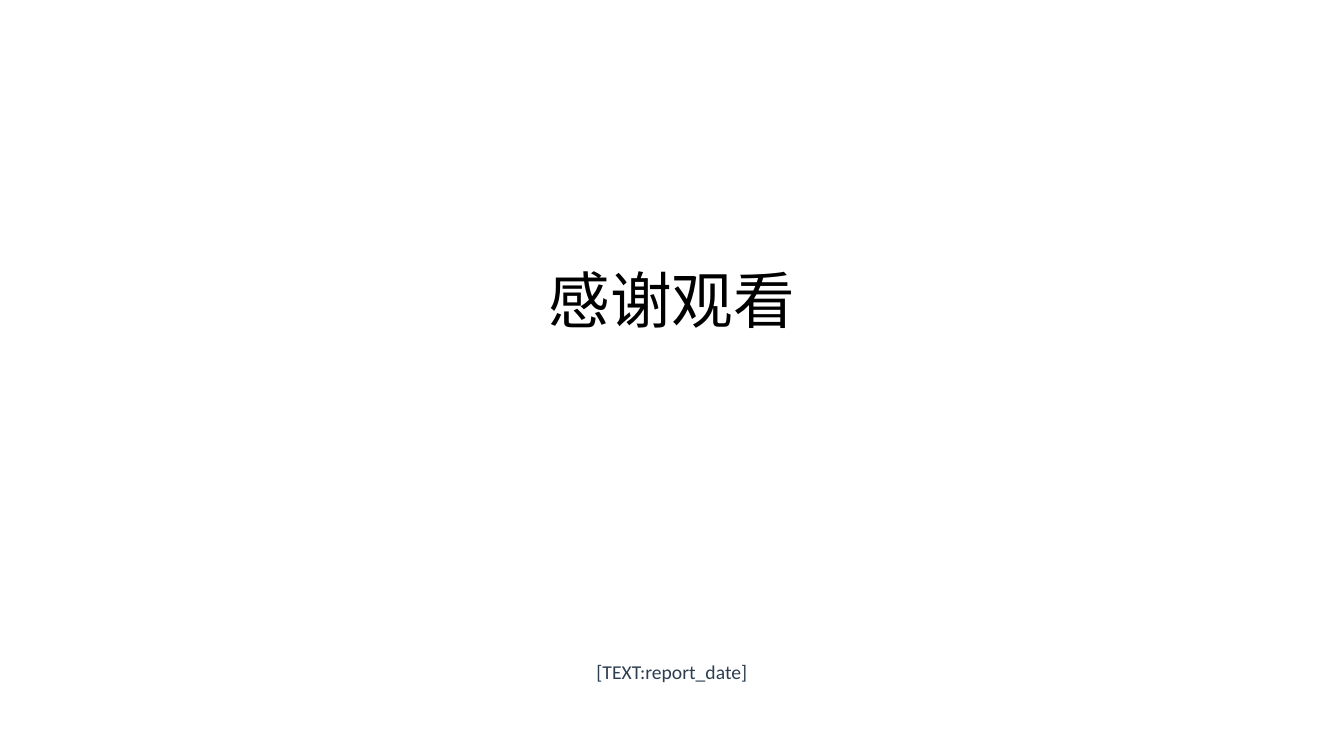
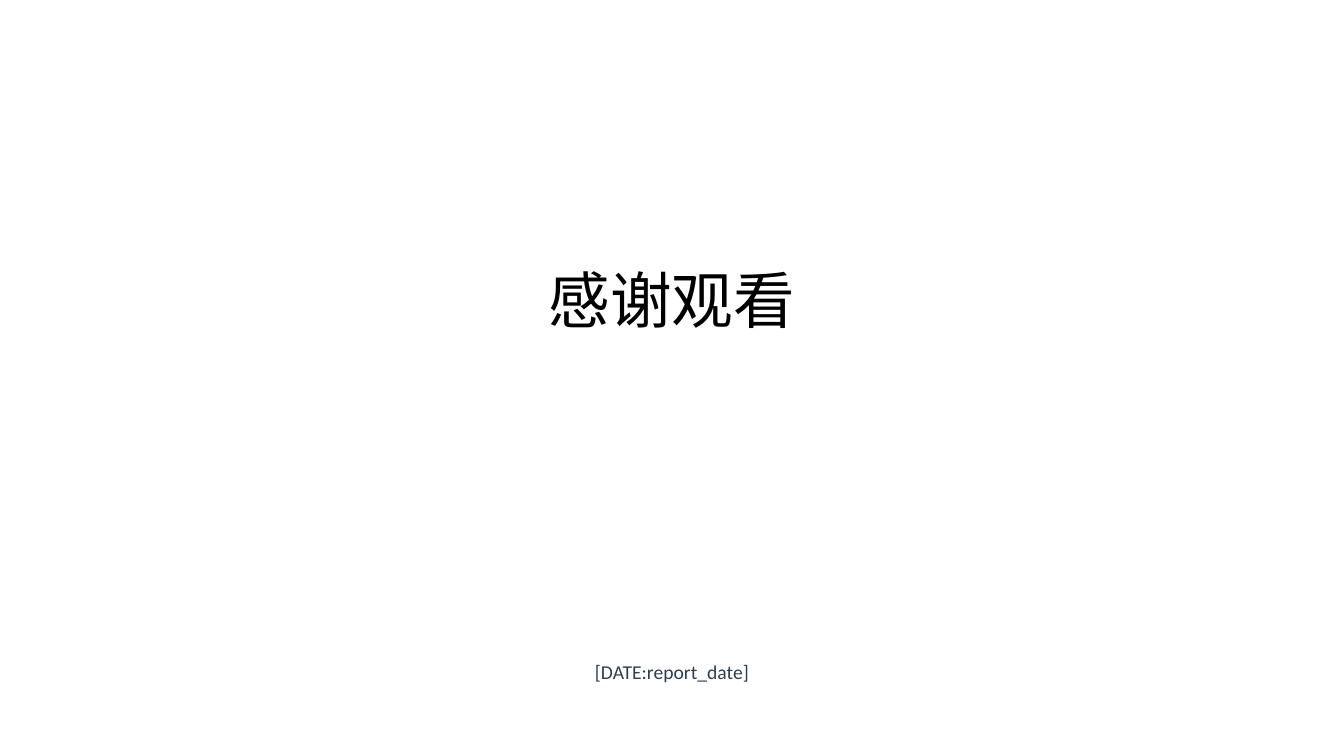
Before and after one commit to lijiahao1996/PPT-Automation, a slide deck: slide 13 of templates/销售分析报告_标准模板.pptx. Drawn at 1344x756 pixels with LibreOffice and Linux fonts; fonts in the diff are those of the drawing. Boxes give left, top, right and bottom in pixels: in the first picture for what was removed or moved away, otherwise in the second. Text is boxed around its words. In the diff, an @@ line names an element or a change of style, - is before the commit and + after.

```diff
--- a/templates/销售分析报告_标准模板.pptx
+++ b/templates/销售分析报告_标准模板.pptx
@@ text at <box>595,665,749,682</box>: text changed @@
-[TEXT:report_date]
+[DATE:report_date]
```
Also in this commit, not shown: 2 other slides changed, 24 other files.
